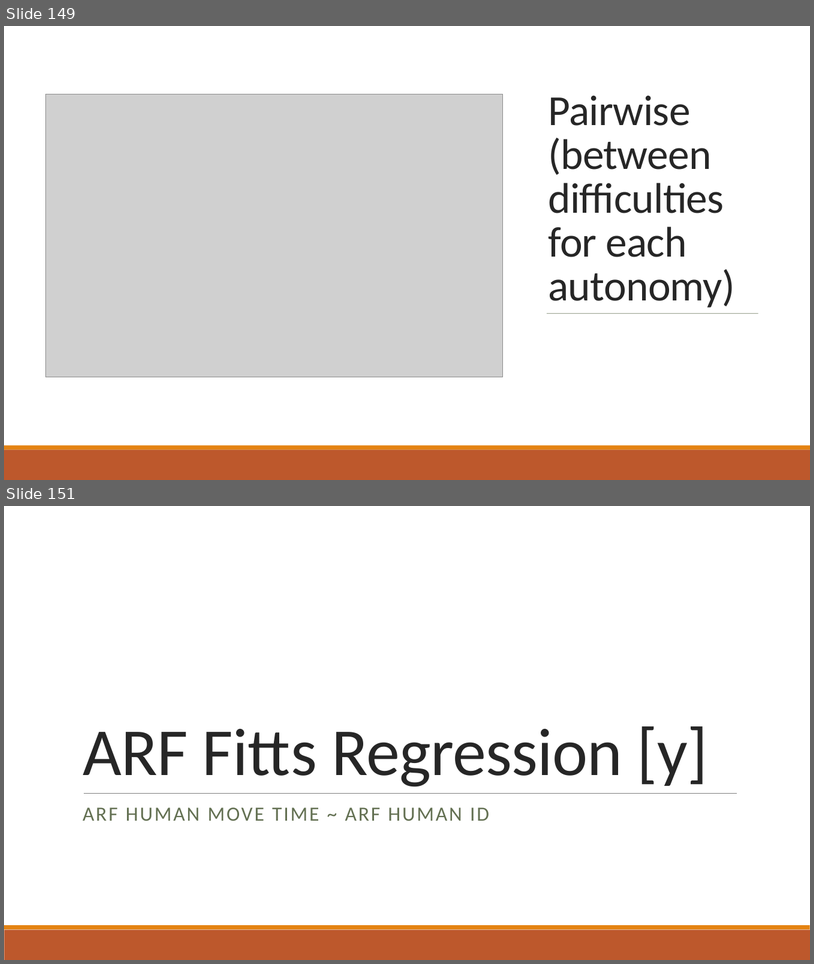
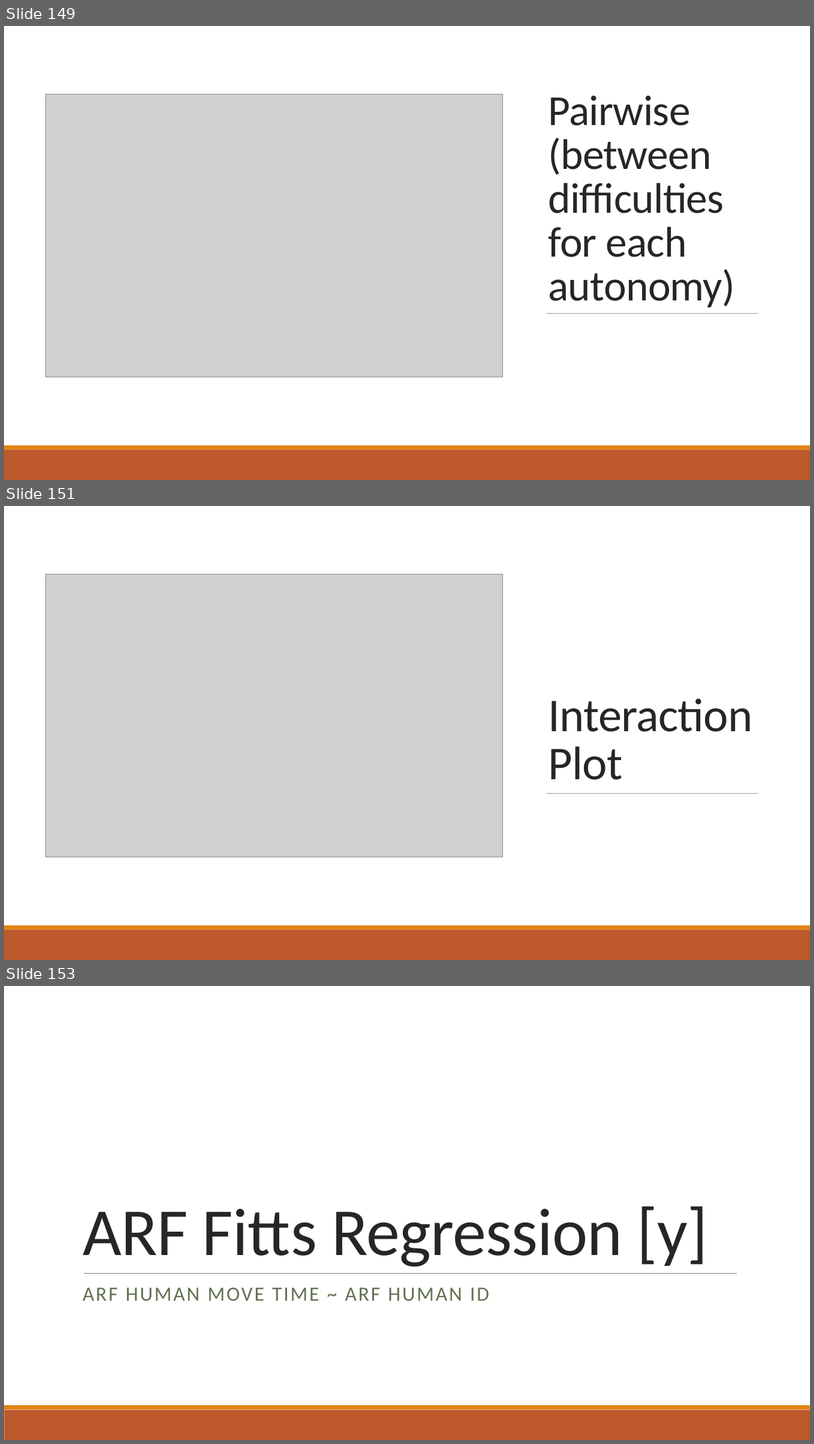
Before and after one commit to mpan31415/AutonomyFitts, a slide deck: R_analysis/results_interpretation.pptx. Shown one above the other, each under a label of ours: slides 149 and 151 before the commit, slides 149, 151 and 153 after it; the slides between them are not shown. The pictures are 814x964 and 814x1444 pixels, drawn with LibreOffice and Linux fonts; fonts in the diff are those of the drawing; grey boxes stand for pictures. Boxes give left, top, right and bottom in pixels: in the first picture for what was removed or moved away, otherwise in the second. Text is boxed around its words. In the diff, an @@ line names an element or a change of style, - is before the commit and + after.

```diff
--- a/R_analysis/results_interpretation.pptx
+++ b/R_analysis/results_interpretation.pptx
@@ slide 151 added at box(4, 506, 810, 960), background #FFFFFF @@
@@ rectangle added at box(4, 506, 810, 925), fill #FFFFFF @@
@@ picture added at box(46, 574, 503, 857) @@
@@ title added at box(549, 699, 753, 780), 56 pt, text #262626 @@
+Interaction Plot
@@ line added from (547, 793) to (759, 793), #637052 0.5 pt @@
@@ rectangle added at box(4, 925, 810, 930), fill #E48312 @@
@@ rectangle added at box(4, 930, 810, 960), fill #BD582C @@
@@ what was slide 151 is now slide 153 @@
```
Also in this commit, not shown: 4 slides changed, 3 other slides added, 4 other files.
